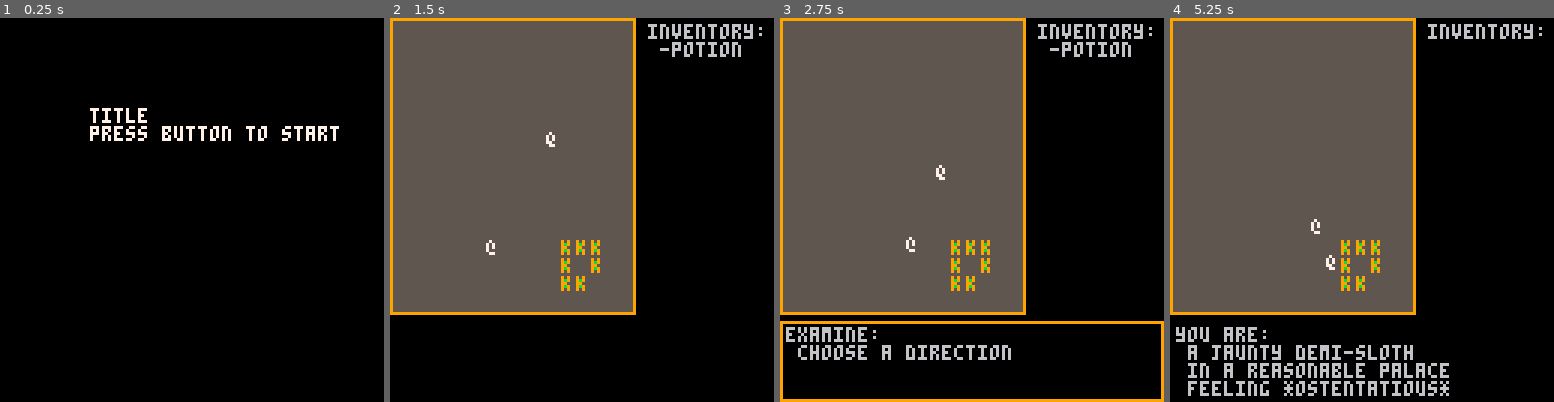
Above: before the commit, frames 1-4 (left to right).
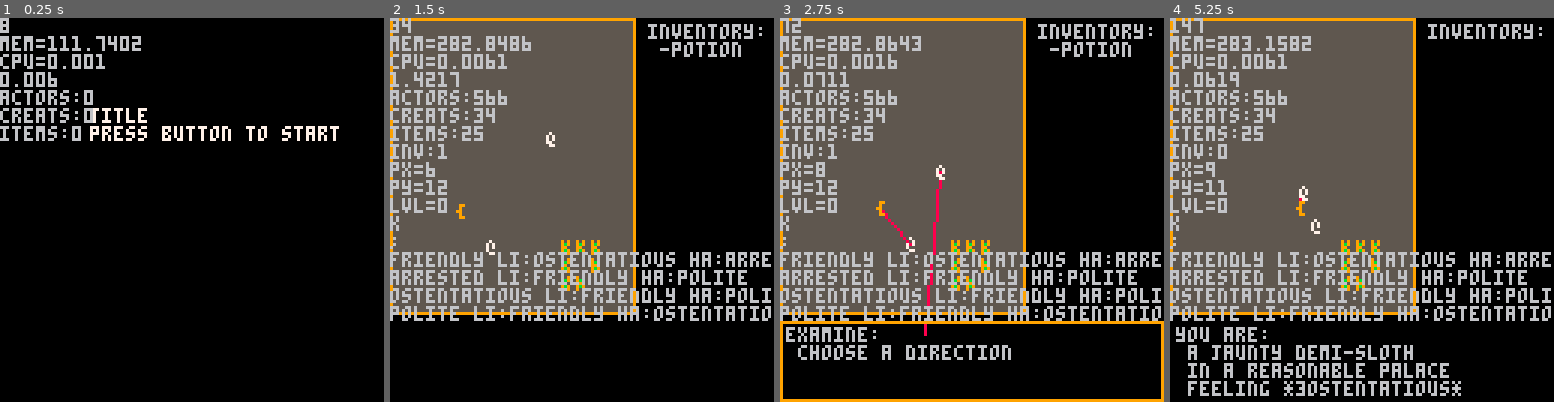
Above: after the commit, the same moments.

Repository: arnodick/castle
Game: PICO-8 cartridge castle.p8
Same seed, same stepped clock (60 frames per second), same inputs: the game is played once before the commit and once after it.
Inputs:
- Up to frame 1 (0.25 s): no input
- Up to frame 2 (1.5 s): tap X (X key) at 0.33, 1.07 s; tap O (Z key) at 0.7 s
- Up to frame 3 (2.75 s): hold Right 1.6-2.1 s; tap O (Z key) at 1.7, 2.1, 2.5 s; tap X (X key) at 1.85 s; hold Up 2.15-2.42 s; hold Right from 2.47 s (still down)
- Up to frame 4 (5.25 s): tap O (Z key) every 0.4 s from 2.9 to 4.9 s; tap X (X key) at 2.97, 4.08, 5.2 s; release Right at 3.03 s; hold Left 3.08-3.58 s; hold Down 3.63-3.97 s; hold Right 4.02-4.68 s; hold Up 4.73-5.03 s; hold Left from 5.08 s (still down)

The runs differ from the first frame. In frame 1, 2.7% of the frame differs, in the area x 0-37%, y 0-33%; in frame 2, 11%; in frame 3, 11%; in frame 4, 11%, in the area x 0-100%, y 0-99%.

Commit message:
FUCK YA YOU SLIMY DICKHOLES

Diff:
--- a/castle.p8
+++ b/castle.p8
@@ -4,7 +4,7 @@
 --cash castle
 --by ashley pringle
 
-debug=false
+debug=true
 debug_l={}
 debug_l[4]=0
 
@@ -195,7 +195,7 @@
 	--words()
 
 	actortypes={}
-	for a=1,6 do
+	for a=1,7 do
 		actortypes[a]={}
 		for b=1,4 do actortypes[a][b]={} end
 	end
@@ -270,6 +270,21 @@
 		actortypes[6][a].solid=false
 		actortypes[6][a].snd=5
 	end
+		--enemy attributes
+	for a=1,4 do
+		ch=flr(rnd(#chars)+1)
+		actortypes[7][a].ch=sub(chars,ch,ch)
+		actortypes[7][a].c=flr(rnd(14))+1
+		actortypes[7][a].m=2
+		actortypes[7][a].ad=flr(rnd(#adjectives))+1
+		actortypes[7][a].pn=#pronouns if rnd(1)<=0.5 then actortypes[2][a].pn=flr(rnd(#pronouns))+1 end
+		actortypes[7][a].sp=flr(rnd(#species))+1
+		--actortypes[3][a].fe=flr(rnd(#feelings))+1
+		actortypes[7][a].rl=flr(rnd(#rltns))+1
+		actortypes[7][a].solid=true
+		actortypes[7][a].dial=flr(rnd(#dial))+1
+	end
+
 end
 
 function rooms_i(ss,sa)
@@ -353,7 +368,7 @@
 	if a.t==4 or a.t==6 then
 		add(actors.items,a)
 	end
-	if a.t==3 or a.t==1 then
+	if a.t==7 or a.t==3 or a.t==1 then
 		a.attack=0
 		a.attackdir=0
 		a.attackpwr=3
@@ -389,6 +404,11 @@
 function drawactor(a)
 	if a.secx==cam[1] then
 		if	a.secy==cam[2] then
+			if a.tar!=nil then
+--		rect(a.tar.x*cellw,a.tar.y*cellh,a.tar.x*cellw+5,a.tar.y*cellh+5,8)
+				line(a.tar.x*cellw+3,a.tar.y*cellh+3,a.x*cellw+3,a.y*cellh+3,8)
+			end
+
 			if actortypes[a.t][level+1].ch2!=nil then
 				print(actortypes[a.t][level+1].ch2,a.x*cellw+a.shakex+camoffx,a.y*cellh+a.shakey+camoffy,actortypes[2][level+1].c2)
 			end
@@ -442,13 +462,19 @@
 	return dire
 end
 
+function comparedistance(a,t)
+	return ((t.x-a.x)^2)+((t.y-a.y)^2)
+end
+
 function closestactor(a,ar)
-	local d=0 local close={} local temp=0
-	for k,v in pairs(ar) do
-		temp=((v.x-a.x)^2)+((v.y-a.y)^2)
-		if temp<d or d==0 then
+	local d=-1 local close={} local temp=0
+	for v in all(ar) do
+		temp=comparedistance(a,v)
+		if temp<d or d==-1 then
+			if v!=a then
 			d=temp
 			close=v
+			end
 		end
 	end
 	return close
@@ -459,19 +485,36 @@
 	if m==1 then
 		return btnp()
 	elseif m==2 then
-		if p!=nil then
-			if rltns[actortypes[a.t][level+1].rl].ha!=actortypes[p.t][level+1].rl then
-				if actors.items[1]!=nil then
-					return followactor(a,closestactor(a,actors.items))
-				else
-					return 2^flr(rnd(4))
-				end
-			else
-				return followactor(a,p)
-			end
+		local tars={} local d={}
+		tars[1]=closestactor(a,actors.items)
+		tars[2]=closestactor(a,actors.creatures)
+--		tars[2]=actors.creatures[1]
+		for b=1,2 do
+			d[b]=comparedistance(a,tars[b])
+		end
+		if d[2]<d[1]
+		and rltns[actortypes[a.t][level+1].rl].ha==actortypes[tars[2].t][level+1].rl then
+			a.tar=tars[2]
+			return followactor(a,tars[2])
+		elseif actors.items[1]!=nil then
+			a.tar=tars[1]
+			return followactor(a,tars[1])
 		else
 			return 2^flr(rnd(4))
 		end
+--		if p!=nil then
+--			if rltns[actortypes[a.t][level+1].rl].ha!=actortypes[p.t][level+1].rl then
+--				if actors.items[1]!=nil then
+--					return followactor(a,closestactor(a,actors.items))
+--				else
+--					return 2^flr(rnd(4))
+--				end
+--			else
+--				return followactor(a,p)
+--			end
+--		else
+--			return 2^flr(rnd(4))
+--		end
 	end
 end
 
@@ -480,20 +523,21 @@
 	--returns a keystroke direction
 	if t!=nil then
 	--if t.secx==a.secx and t.secy==a.secy then
-		local xdist=t.x-a.x
-		local ydist=t.y-a.y
+		local xdist=t.x-a.x local ydist=t.y-a.y
 		if abs(xdist)==abs(ydist) then
-			return 2^flr(rnd(4))
+			--return 2^flr(rnd(4))
+			if xdist<0 then return 1
+			else return 2
+			end
+		elseif abs(xdist)>abs(ydist) then
+			if xdist<0 then return 1
+			else return 2
+			end
 		else
-			if abs(xdist)>abs(ydist) then
-				if xdist<0 then return 1
-				else return 2
-				end
-			else
-				if ydist<0 then return 4
-				else return 8
-				end
-			end
+			if ydist<0 then return 4
+			else return 8
+			end
+		--end
 		end
 	--end
 	end
@@ -645,7 +689,7 @@
 					m.me[1]="you face:"
 					--if target==4 or target==6 then
 						--m.me[2]=" a "..items[actortypes[target][level+1].sp]
-					if target==3 then
+					if target==3 or target==7 then
 						dodialogue(m,target)
 					elseif target==2 then
 						m.me[2]=" a "..objects[actortypes[target][level+1].sp]
@@ -655,7 +699,7 @@
 					m.me[1]="you are:"
 					m.me[2]=" a "..adjectives[ty.ad].." "..pronouns[ty.pn]..species[ty.sp]
 					m.me[3]=" in a "..adjectives[rooms[level].ad].." "..places[rooms[level].pl]
-					m.me[4]=" feeling *"..feelings[rltns[ty.rl].fe].."*"
+					m.me[4]=" feeling *"..ty.rl..feelings[rltns[ty.rl].fe].."*"
 				end
 			end
 			if btnp(5) then
@@ -767,7 +811,7 @@
 	if s==0 then
 	end
 	if s==1 then
-		rltns_c=5
+		rltns_c=4
 		actortypes_i(level,rltns_c)
 		rooms_i(16,4)
 		loadmap(rooms[level].room_w,rooms[level].sector_a)
@@ -953,21 +997,21 @@
 00000000000000000000000000000000000000000000200000000000002000000000000000000000002000000000000000000000000000000000000020000000
 00000000202000000000000000000000000000000000000000000000000000000000000000000000000020202000000000000000000000000000000000000000
 00000000000000000000000000000000000000000000000000000000002000000000000000000000000000000000000000000000000000000030000000000000
-00000000002020000000000000000000000000000000000000000000000000000000000000003000000000202000000000000000000000000000000000000000
-00000000200000000000200000300000000000000000000000000000000000000000002000000000000000002000000000000020000000000000000000000000
-00000000202020000000000000000000000000000000000000000000000000000000000000000000000000000000000000000000000000000000000000000000
-00000000000000000000000000000000000000002000000000003000000000000000000000000000003000000000000000000000000000002020000000000000
+00000000002020000000000000000000000000000000700000000000000000000000000000003000000000202000000000000000000000000000000000000000
+00000000200000700000200000300000000000000000000000000000000000000000002000000000000000002000000000000020000000000000000000000000
+00000000202020000000007000000000000000000000000000000000000000000000000000000000000000000000000000000000000000000000000000000000
+00000000000000000000000000000000000000002000000000003000000000000000000000007000003000000000000000000000000000002020000000000000
 00000000200000000000000000000000000000000000000000000000000000000000000000000000000000000000000000000000000000000000300000000000
 00000000000000000000000000000000000000000000000000000000000000000000000000200000000000000000000000000000000000200020000000000000
 00000000000000003000000000000000000000000000003000000000500000000000000000000000000000000000000000000000000000000000000000000000
-00000000002000000000200000000000002000000000000000200000000000000000000000000000200000000000000000000000000000200000000000000000
+00000000002000000000200000000000002000000000000000200000000000000000000000000000200000000000000000000070000000200000000000000000
 00000000000000000000000000000000000000000000000000000000000000000000000000000000003000000000000000000000000000000000000000000000
 00000000000000000000000000000000000000000000000000000000000000000000000000200000000000000000000000000000000000200000200000000000
 00000000000000000000000000000000000000000000000000000000000000000000000000000000000000000000000000000000000000000000000000000000
-00000000000000000020000020000000000000000000002000000000000000000000000000202000000000000000000000000000000020000000200000200000
-00000000000030000000000000000000000000000000000000000000000000000000000000000000000000000000000000000000000000000000000000000000
+00000000000000000020000020000000000000007000002000000000000000000000000000202000000000000000000000000000000020000000200000200000
+00000000000030000000000000000000000000000000000000000000000000000000000000000000000000000000000000000000700000000000000000000000
 00000000000000000000000000000000000000000000002000000020200000000000000000000020000000000000000000000000000020000000000000000000
-00000000000000000000000000000000000000002020000000000000000000000000000000000000000000000000000000000000000000000000000000000000
+00000000000000000000000000000000000000002020000000000000000000000000000070000000000000000000000000000000000000000000000000000000
 00000000000000000000000000000000000000200000000000000000000000000000000000200000000000000000000000000000000000000000000020000000
 00000000000000000000000000000000000000202000000000000000000000000000000000000000000000000000000000000000000000000000002020200000
 00000020000000000000000000000000000000000000000000000000000000000000000000000000000000002000000000000000200000000000000000000000
@@ -982,11 +1026,11 @@
 00000000000000000000000000000000000000000000000000000000000000000000000000000000000000000000000000000000000000000000000000000000
 00000000000000000000000000000000000000000000000000000000000000000000000000000000000000000000000000000000000000000000000000000000
 00000000000000000000000000000000000000000000000000000000000000000000000000000000000000000000000000000000000000000000000000000000
-00000000000000000000000000000000000000000000000030000000000000000000000000000000000000000000000000000000000000000000000000000000
-00000000000000000000000000000000000000000000000000000000000000000000000000000000000000000000000000000000000000002020202020000000
+00000000000000700000000000000000000000000000000030000000000000000000000000000000000000000000000000000000000000000000000000000000
+00000000700000000000000000000000000000000000000000000000700000000000000000000000000000000000000000000000700000002020202020000000
 00000000000000000000000000000000000000000000000000000000000000000000000000000000300000000000000000000000000000003000000000000000
 00000000000000000000003000000000000000000030000000002000000000000000000000000020200000000020000000000000000000200000000020000000
-00000000200000000000000000000000000000000000000000000000202000003000000000000000000000000000000000000000200000000000000000000000
+00000000200000000000000000000000000000000000000000000000202000003000000000007000000000000000000000000000200000000000000000000000
 00000000000020200020000000000000000000000000000000202000000000002000000000000020200000000020000000000000002020000000000000200000
 00000020200000000020202020200020000020200000000000000020002000000000000000000000000000000020000000000020202020000000000000000000
 00000000002000000000000020002000002000000000000000200020000000202000000000002000002000002020000000002020200000000000000000200000
@@ -998,9 +1042,9 @@
 00000020202000000030000000000000000020000000000020000000200020000000002000000000002000000000202000000030000000000000000000000000
 00000000000000000000000000000000000000000000000000000000000000000000000000000000000000000000000000000000000000000000000000000000
 00002020202000000030000000000020002000000000000020000000202000000000002000000000000000300000202000000000000000000000000030000000
-00000000000000000000000000000000000000000000000000000000000000000000000000000000000000000000000000000000000000000000000000000000
-00202000000020200020002000002000000000000000002000300000202000000000000000000000000000000000000000000000000000000000000000000000
-00000000000000000000000000000000000000000000000000000000000000000000000000000000000000000000000000000000000000000000000000000000
+00000000000000000000000000000000000000000000007000000000000000000000000000000000000000000000000000000000000000000000000000000000
+00202000000020200020002000002000000000000000002000300000202000000000000000700000000000000000000000000000000000000000000000000000
+00000000000000000000000000000000000000000000000000000000000000000000000000000000000000000000000000000000000000000000700000000000
 00000000000000000000000000000000000000000000000000000000000000000000000000000000000000000000000000000000000000000000000000000000
 00000000000000000000000000000000000000000000000000000000000000000000000000000000000000000000000000000000000000000000000000000000
 00000000000000000000000000000000000000000000000000000000000000000000000000000000000000000000000000000000000000000000000000000000
@@ -1014,18 +1058,18 @@
 0000000000000000000000000000000000000000000000000000000000000000000000000000000000000000000000000000000000000000000000000000000000000000000000000000000000000000000000000000000000000000000000000000000000000000000000000000000000000000000000000000000000000000
 __map__
 0200000000000000000000000000000202000000000000000000000000000002020000000000000000000000000000020200000000000000000000000000000202000000000000000000000000000002020000000000000000000000000000020200000000000000000000000000000202000000000000000000000000000002
-0000000000000202020200000000000000000000000000000000000000000000000000000000000000000000000000000000000000000000000000000000000000000000000002000004000000000000000000000202000000020000000000000000020000000004000000000000020202020000000000000000000000000000
-0000000202000000000002000000000000000000000000000000000000000000000004000000020000000000000000000000000000000004000000000000000000000000000002000600000000000000000002020000000000020000000000000002000200000600000000000000000000000000000004000600000000000000
+0000000000000202020200000000000000000000000000000000000000000000000000000000000000000000000000000000000000000000000000000700000000000000000002000004000000000000000000000202000000020000000000000000020000000004000007000000020202020000000000000000000000000000
+0000000202000000000002000000000000000000000700000000000000000000000004000000020000000000000000000000000000000004000000000000000000000000000002000600000000000000000002020000000000020000000000000002000200000600000000000000000000000000000004000600000000000000
 0000020000000000000000020000000000020200000000030000000000000000000000000000020202020202000000000000000002020202020202000000000000000000000000020000000000000000000200000000060400000000000000000000000002000000000000020000000000000000000000000202020200000000
-0000000000000000000000000000000000000200000600000000000000000000000000000000020000000002000000000000000000000000020202020000000000000000020000020202020000000000000000000202040402020200000200000000000300020200020202020000000000000000000202020202020200000000
+0000000007000000000000000000000000000200000600000000000000000000000000000000020000000002000000000000000000000000020202020000000000000000020000020202020000000000000007000202040402020200000200000000000300020200020202020000000000000000000202020202020200000000
 0000000000000000000000000000000000000200000000040002020200000000000002000000000202000002000000000000000200020000000000020200020000000000020200000202020000000000000000020200000000020000000000000000000000020200000002000000000000000000000002020200000200000200
 0000000000000000040000000000000000040002000000020200000200000000000000000006000000000200000000000002000000000000030000020202020000000002020000000002000000000200000002000200000000020200020000000000000002020200000002000000000000000000000200000000000200000200
 0000040000030000000000000002000000000000020000000000050202020000000000000200000003000202000000000000000002020200000000020200000000000000020200020202020000000000020000000202020000000202000000000000000002000200000002000400000000000202000000000003000202020000
 0000000000000000000000000002000000000002020200020002020200000000000000000202020000000000020000000000000000000000000000000000000000000002020000020202020000000000020000000000000202020202000000000000000202000002020000000000000000000200000000000000000202020000
-0000020000000000000000000002000000020200000000020202000000000000000002000200000200000000000000000200000000000000020202000000000000000200000000000202000000000000020000000300000202020202000000000000000202020202020200000000000000000202020000000000000202020000
+0000020000000000000000000002000000020200000000020202000000000000000002000200000200000700000000000200000000000000020202000000000000000200000000000202000000000000020000000300000202020202000000000000000202020202020200000000000000000202020000000000000202020000
 0000020000000600000300000002000000020200000000020000000000000000000002000200000002000000000000000002000202020202020200000002000000020000000300000202000400000000020200000000000200000002000000000000020000020000000002000000020000000000020202040000020202000000
-0000000000000000000000000002000000000002020200000200000000000000000000000002020202020200000000000000000002000200020202000202000000020000000000000002000000000000000200000002020202020202000000000000020000020202020000020200020200000000000002000000020200000000
-0000000000000000000000000000000000000000000200020002000000000000000000000002000000000200000400000000000000000000000000000000020200000000000000020000000000000000000002000202000200000000000000000000000000000202020202000202000000000000000002020000000000000000
+0000000000000000000000000002000000000002020200000200000000000000000000000002020202020200000000000000000002000200020202000202000000020007000000000002000000000000000200000002020202020202000000000000020000020202020000020200020200000000000002000000020200000000
+0000000000000000000000000000000000000000000200020002000000000000000000000002000000000200000400000000000000000000000000000000020200000000000000020000000000000000000002000202000200000000000000000000000000000202020202000202000000000000000002020007000000000000
 0000000002000000000000000000000000000000000200000002000000000000000000000200000000000200000000000000000000000004000000000000000000000000000000020202000000000000000000000200020200000000000000000000000000000000000000000000000000000000000000000000000000000000
 0000000000000000000000000000000000000002020202020200000000000000000000000000000000000200000000000000000000000000060000000000000000000000000000000000000000000000000000020002020200000000000000000000000000000000000000000000000000000000000000000202000000000000
 0200000000000000000000000000000202000000000000000000000000000002020000000000000000000000000000020200000000000000000000000000000202000000000000000000000000000002020000000000000000000000000000020200000000000000000000000000000202000000000000000000000000000002
@@ -1033,14 +1077,14 @@
 0000000000000000000000000000000000000000000000000000000000000000000000000000000000000000000000000000000000000000000000000000000000000000000000000000000000000000000000000000000000000000000000000000000000000000000000000000000000000000000000000000000000000000
 0000000000000000000000000000000000000000000000000000000000000000000000000000000000000000000000000000000000000000000000000000000000000000000000000000000000000000000000000000000202020200000000000000000000000000000000000000000000000000000002020202000000000000
 0000000000020202020000000000000000000000000000000000000002000000000000000000000002020200000000000000000000020202020202020000000000000000000002020202020200000000000000000202020000000000000000000000000000000202020202020000000000000000000002000000020200000000
-0000000000000000020000000000000000000000000000000002020202000000000000000000020200000200000000000000000000000000000003000200000000000000000200000000000002000000000000000200000003000000000000000000000000000200000000000000000000000000000000000000000200000000
+0000000000000000020007000000000000000000000000000002020202000000000000000000020200000200000000000000000000000000000003000200000000000000000200000000000002000000000000000200000003000000000000000000000000000200000000000000000000000000000000000000000200000000
 0000000000000000020000000000000000000000000000020202000000000000000000000000000000000200000000000000000000000000000000000200000000000000000000000000000002000000000000000202000000000000000000000000000000000200000000000000000000000000000000000300000200000000
-0000000003000000020000050000000000000000000002000000000000000000000000000000030000020200000000000000000000000003000000020000000000000000000000000300000002000000000000000002020202020202000000000000000000000002020000000000000000000000000000000000000200000000
-0000000000000000020000000000000000000000000002020000000000000000000000000000000002020000000000000000000000000000000202000000000000000000000000000000000200000000000000000000000000000002000000000000000000000000020200000000000000000000000000000000020200000000
+0000000003000000020000050000000000000000000002000000000000000000000000000000030000020200000000000000000000000003000000020000000000000000000000000300000002000000000000000002020202020202000000000000000700000002020000000000000000000000000000000000000200000000
+0000000000000000020000000000000000000000000002020000000700000000000000000000000002020000000700000000000000000000000202000000000000000007000000000000000200000000000000000000000000000002000000000000000000000000020200000000000000000007000000000000020200000000
 0000000000000002000000000000000000000000000002020000000000000000000000000000000002000000000000000000000000000000020200000000000000000000000000000000020200000000000000000000000000000002000000000000000000000003000002000000000000000000000000000002020000000000
 0000000000000002000000000000000000000000000000000202000000000000000000000000000202000000000000000000000000000002020000000000000000000000000000000202000000000000000000000000000000000200000000000000000000000000000002000000000000000000000000020200000000000000
-0000000000000202000300000000000000000000000000000000020200000000000000000000000200000000000000000000000000000002000000000000000000000000000000020000000000000000000000000000000002020000000000000000000000000000000202000000000000000000000000020200000000000000
-0000000000000200000000000000000000000000000000030000000002000000000000000000000202000000000000000000000000000002000000000000000000000000000000020000000000000000000000000000000002000000000000000000000000000000020200000000000000000000000000000202000000000000
+0000000000000202000300000000000000000000000000000000020200000000000000000000000200000000000000000000000700000002000000000000000000000000000000020000000000000000000000000000000002020000000000000000000000000000000202000000000000000000000000020200000000000000
+0000000000000200000000000000000000000000000000030000000002000000000000000000000202000000000000000000000000000002000000000000000000000000000000020000000000000000000000000700000002000000000000000000000000000000020200000000000000000000000000000202000000000000
 0000000000000202000000000000000000000000000000000000000002000000000000000000000002020000000000000000000000000002020000000000000000000000000000020200000000000000000000000000000000000000000000000000000000000002020000000000000000000000000000000002020000000000
 0000000000000002020202000000000000000000000000000000000202020000000000000000000000020000000000000000000000000000000200000000000000000000000000000200000000000000000000000000000000000000000000000000000000000000000000000000000000000000000000000000000000000000
 0000000000000000000002000000000000000000000000000000020200000200000000000000000000000000000000000000000000000000000000000000000000000000000000000000000000000000000000000000000000000000000000000000000000000000000000000000000000000000000000000000000000000000
